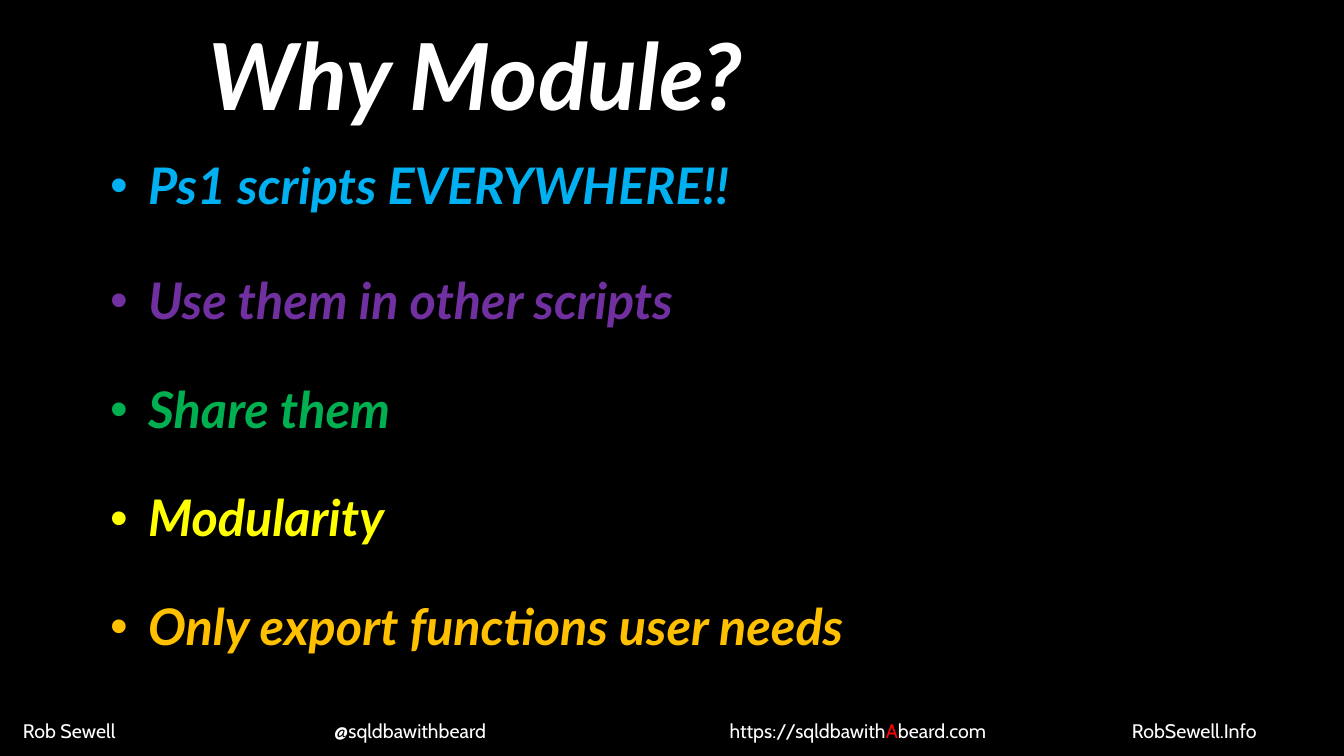
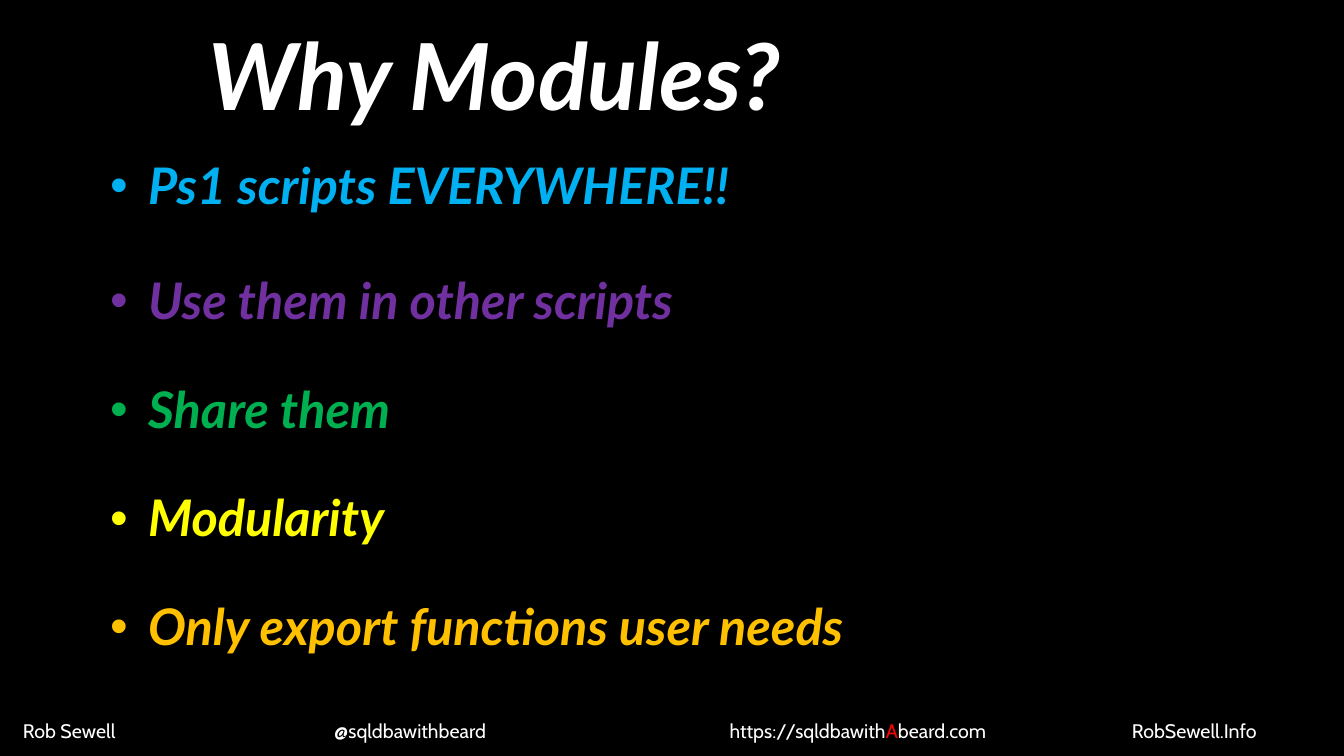
Before and after one commit to SQLDBAWithABeard/Presentations, a slide deck: slide 3 of DevopsDays Singapore/Continuous Delivery to the PowerShell Gallery in 5.pptx. Drawn at 1344x756 pixels with LibreOffice and Linux fonts; fonts in the diff are those of the drawing; background and template pictures are left out. Boxes give left, top, right and bottom in pixels: in the first picture for what was removed or moved away, otherwise in the second. Text is boxed around its words. In the diff, an @@ line names an element or a change of style, - is before the commit and + after.

Commit message:
addd CD pptx

```diff
--- a/DevopsDays Singapore/Continuous Delivery to the PowerShell Gallery in 5.pptx
+++ b/DevopsDays Singapore/Continuous Delivery to the PowerShell Gallery in 5.pptx
@@ title at <box>208,41,781,126</box>: text changed @@
-Why Module?
+Why Modules?
```
